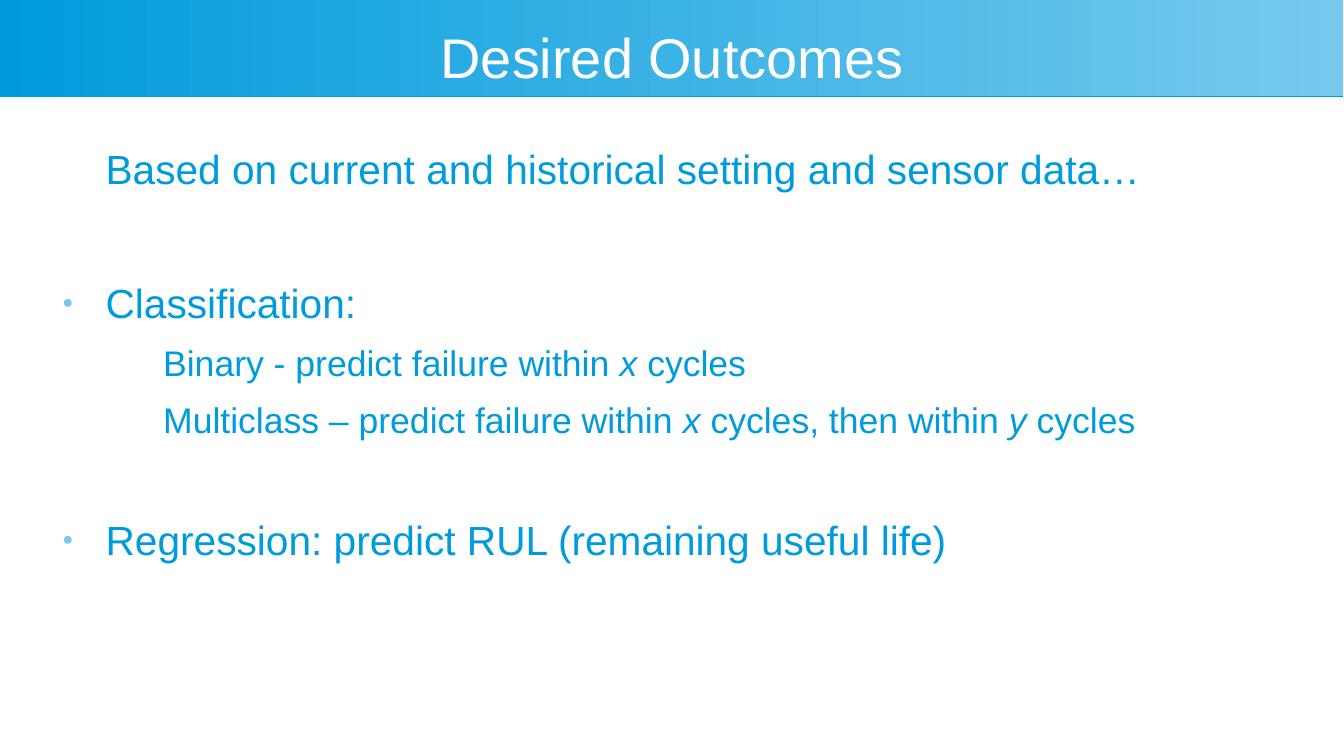
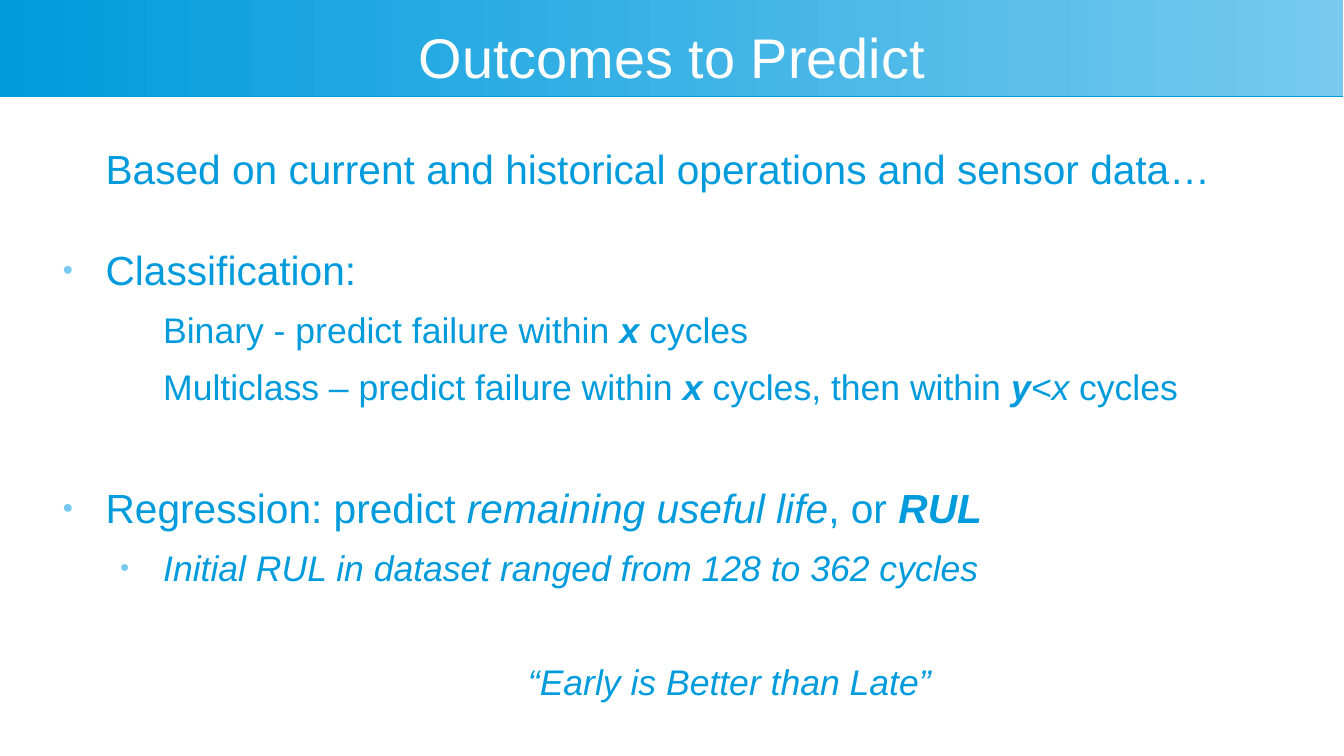
Before and after one commit to arcweld/DSI_Capstone_2, a slide deck: slide 6 of presentation/Weld_Capstone2.odp (slide 7 before the commit). Drawn at 1344x756 pixels with LibreOffice and Linux fonts; fonts in the diff are those of the drawing. Boxes give left, top, right and bottom in pixels: in the first picture for what was removed or moved away, otherwise in the second. Text is boxed around its words. In the diff, an @@ line names an element or a change of style, - is before the commit and + after.

```diff
--- a/presentation/Weld_Capstone2.odp
+++ b/presentation/Weld_Capstone2.odp
@@ title at (419,37,925,79): text changed @@
-Desired Outcomes
+Outcomes to Predict
@@ text at (106,154,1210,192): text changed @@
-Based on current and historical setting and sensor data…
+Based on current and historical operations and sensor data…
@@ text at (163,317,748,350): bold on in "x" @@
@@ text at (106,374,1178,702): text changed; italic on @@
-  Multiclass – predict failure within x cycles, then within y cycles
-● Regression: predict RUL (remaining useful life)
+  Multiclass – predict failure within x cycles, then within y<x cycles
+● Regression: predict remaining useful life, or RUL
+  ● Initial RUL in dataset ranged from 128 to 362 cycles
+  “Early is Better than Late”
```
Also in this commit, not shown: 4 other slides changed, 10 slides added, 1 slide removed, 6 other files.
